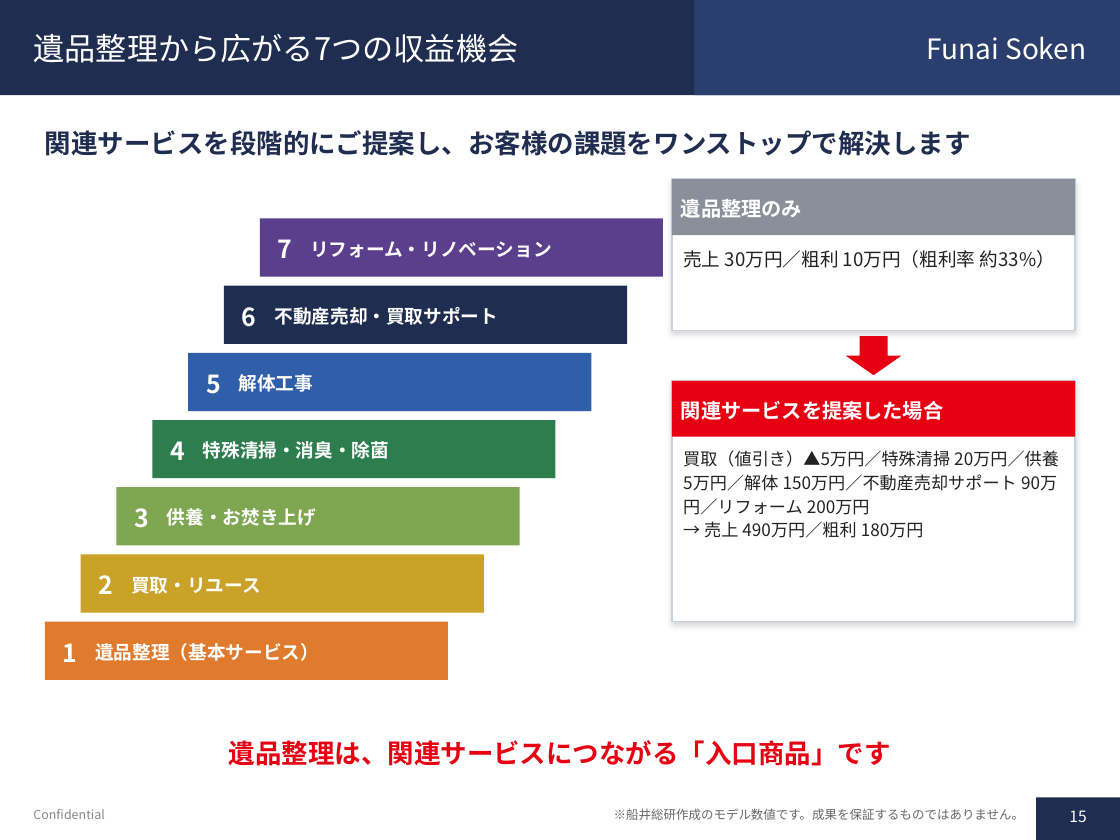
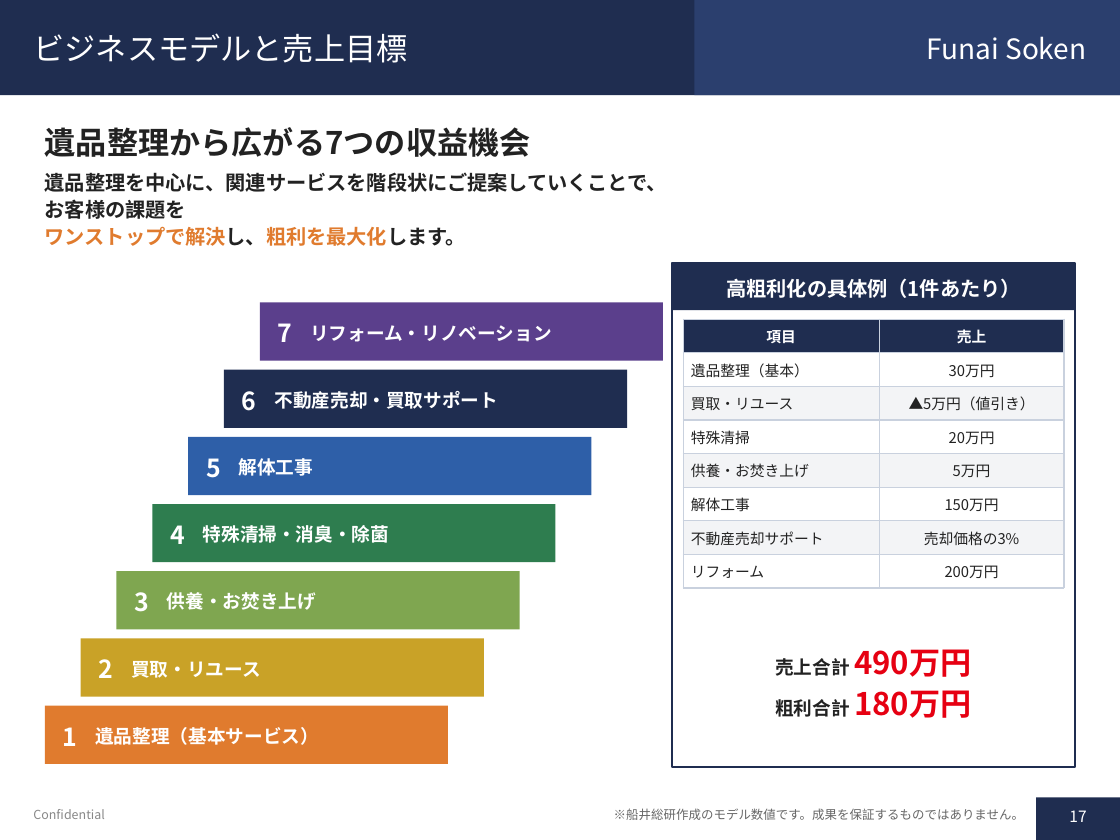
Before and after one commit to soshiro-iki-sys/-, a slide deck: slide 17 of proposals/遺品整理事業_企画書.pptx (slide 15 before the commit). Drawn at 1120x840 pixels with LibreOffice and Linux fonts; fonts in the diff are those of the drawing. Boxes give left, top, right and bottom in pixels: in the first picture for what was removed or moved away, otherwise in the second. Text is boxed around its words. In the diff, an @@ line names an element or a change of style, - is before the commit and + after.

```diff
--- a/proposals/遺品整理事業_企画書.pptx
+++ b/proposals/遺品整理事業_企画書.pptx
@@ title added at <box>34,33,408,63</box>, 20 pt, text #FFFFFF @@
+ビジネスモデルと売上目標
@@ text "遺品整理から広がる7つの収益機会": place and size @@
-text "遺品整理から広がる7つの収益機会" at <box>34,34,519,63</box>
+text "遺品整理から広がる7つの収益機会" at <box>45,127,531,157</box>
@@ text "遺品整理から広がる7つの収益機会" at <box>45,127,531,157</box>: text colour #FFFFFF to #222222, bold on; line spacing 1 to 1.1 @@
@@ text at <box>45,172,667,246</box>: text changed; size 17 to 13 pt; text colour #1F2D50 to #222222 @@
-関連サービスを段階的にご提案し、お客様の課題をワンストップで解決します
+遺品整理を中心に、関連サービスを階段状にご提案していくことで、
+お客様の課題を
+ワンストップで解決し、粗利を最大化します。
@@ text "遺品整理を中心に、関連サービスを階段状にご提案していくことで、" at <box>45,172,667,246</box>: vertical alignment middle to top @@
@@ rectangle removed at <box>672,179,1075,235</box> @@
@@ text removed at <box>681,199,802,218</box> @@
-遺品整理のみ
@@ rectangle: place and size @@
-rectangle at <box>672,381,1075,622</box>
+rectangle at <box>672,263,1075,767</box>
@@ rectangle at <box>672,263,1075,767</box>: outline #C9D1DE 1 pt to #1F2D50 1.25 pt; shadow off @@
@@ rectangle: place and size @@
-rectangle at <box>672,179,1075,330</box>
+rectangle at <box>672,263,1075,310</box>
@@ rectangle at <box>672,263,1075,310</box>: fill #FFFFFF to #1F2D50; outline #C9D1DE 1 pt to none; shadow off @@
@@ text removed at <box>683,250,1055,268</box> @@
-売上 30万円／粗利 10万円（粗利率 約33%）
@@ text added at <box>727,278,1021,298</box>, 13 pt, text #FFFFFF, bold @@
+高粗利化の具体例（1件あたり）
@@ 14 texts, 7 rectangles: place and size @@
-14 texts, 7 rectangles at <box>45,218,663,680</box>
+14 texts, 7 rectangles at <box>45,302,663,764</box>
@@ table added at <box>683,319,1064,583</box>, 8 rows, 2 columns @@
+項目 | 売上
+遺品整理（基本） | 30万円
+買取・リユース | ▲5万円（値引き）
+特殊清掃 | 20万円
+供養・お焚き上げ | 5万円
+解体工事 | 150万円
+不動産売却サポート | 売却価格の3%
+リフォーム | 200万円
@@ down arrow removed at <box>846,336,902,375</box> @@
@@ rectangle removed at <box>672,381,1075,437</box> @@
@@ text removed at <box>681,400,943,420</box> @@
-関連サービスを提案した場合
@@ text removed at <box>683,450,1059,538</box> @@
-買取（値引き）▲5万円／特殊清掃 20万円／供養 5万円／解体 150万円／不動産売却サポート 90万円／リフォーム 200万円
-→ 売上 490万円／粗利 180万円
@@ text added at <box>775,649,971,718</box>, 20 pt, text #E60012, bold @@
+売上合計 490万円
+粗利合計 180万円
@@ text removed at <box>229,740,891,766</box> @@
-遺品整理は、関連サービスにつながる「入口商品」です
@@ page number at <box>1069,810,1086,822</box>: text changed @@
-15
+17
```
Also in this commit, not shown: 34 other slides changed, 36 slides added, 20 slides removed, 1 other file.
